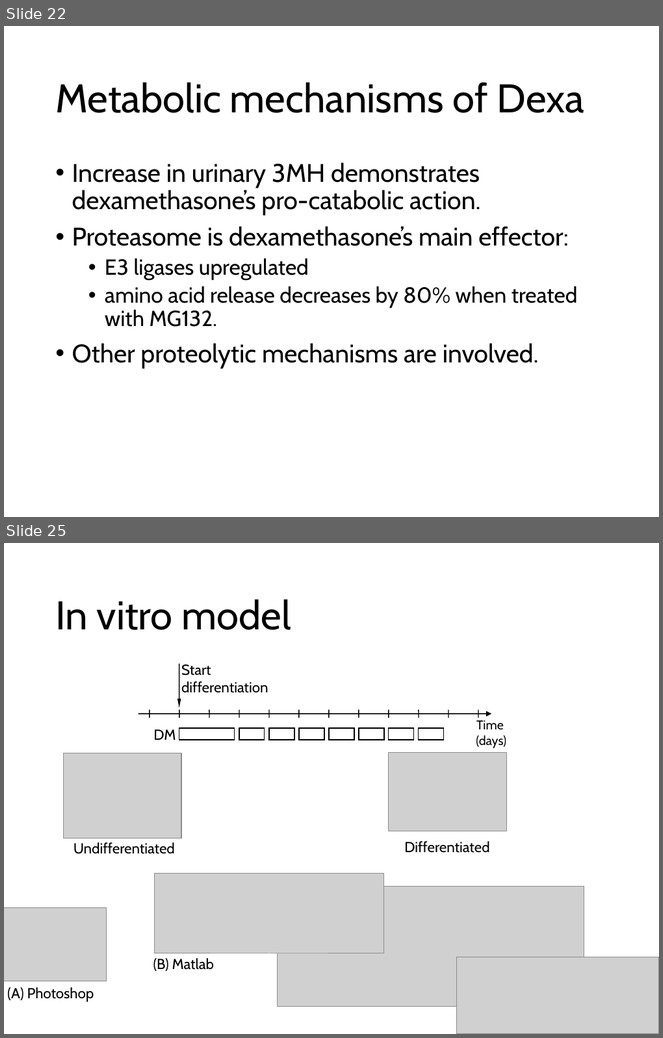
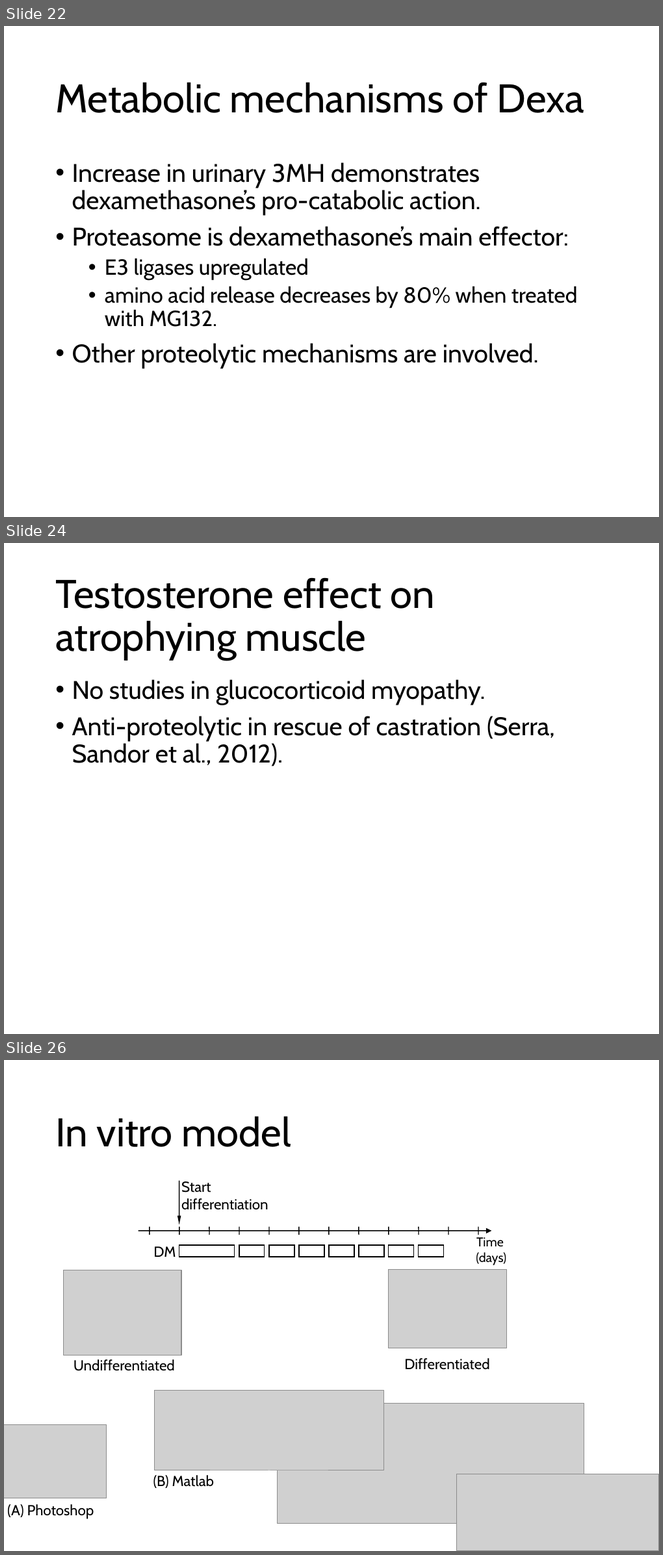
Before and after one commit to nvalexander/dissertation, a slide deck: defense.pptx. Shown one above the other, each under a label of ours: slides 22 and 25 before the commit, slides 22, 24 and 26 after it; the slides between them are not shown. The pictures are 663x1038 and 663x1555 pixels, drawn with LibreOffice and Linux fonts; fonts in the diff are those of the drawing; grey boxes stand for pictures. Boxes give left, top, right and bottom in pixels: in the first picture for what was removed or moved away, otherwise in the second. Text is boxed around its words. In the diff, an @@ line names an element or a change of style, - is before the commit and + after.

```diff
--- a/defense.pptx
+++ b/defense.pptx
@@ slide 24 added at bbox=[4, 543, 659, 1034], background #FFFFFF @@
@@ title added at bbox=[55, 577, 435, 660], 44 pt, text #000000 @@
+Testosterone effect on atrophying muscle
@@ text added at bbox=[72, 679, 555, 767], 28 pt, text #000000 @@
+• No studies in glucocorticoid myopathy.
+• Anti-proteolytic in rescue of castration (Serra, Sandor et al., 2012).
@@ what was slide 25 is now slide 26 @@
```
Also in this commit, not shown: 1 slide changed, 1 other slide added, 1 slide removed.
